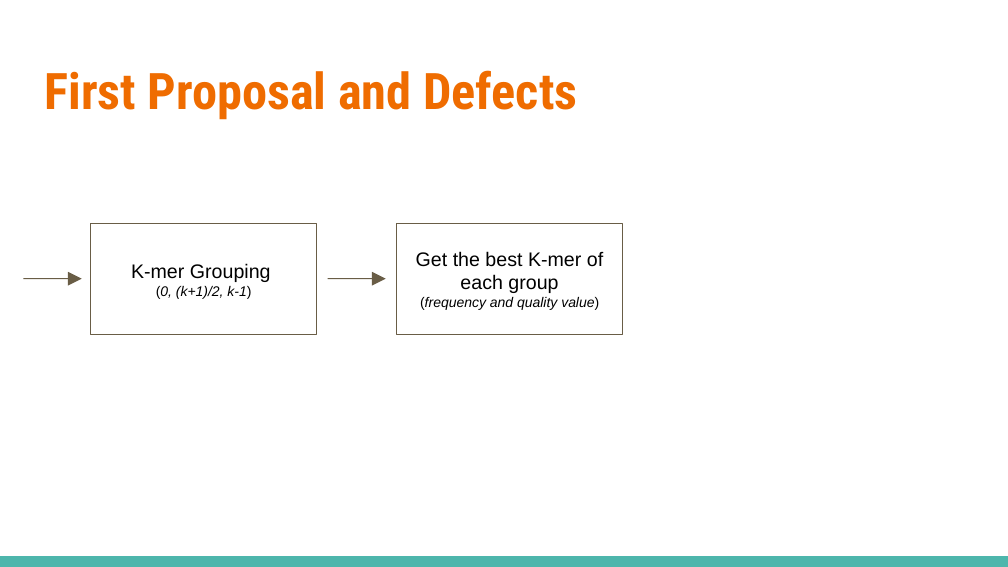
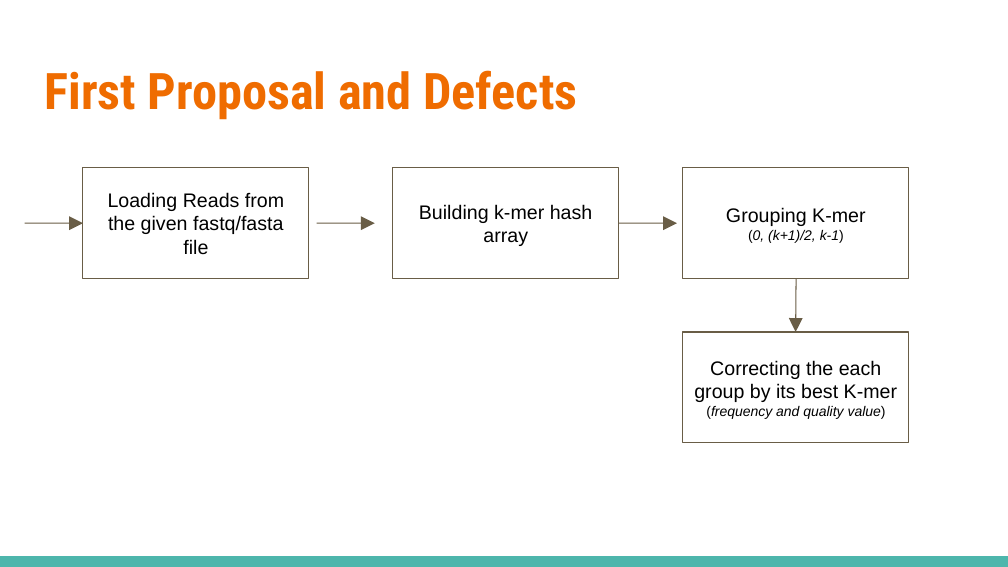
Before and after one commit to salmagomaa/masters-seminar, a slide deck: slide 45 of Presentation/DNA_Seq_Error_Corr_Alg.odp (slide 43 before the commit). Drawn at 1008x567 pixels with LibreOffice and Linux fonts; fonts in the diff are those of the drawing. Boxes give left, top, right and bottom in pixels: in the first picture for what was removed or moved away, otherwise in the second. Text is boxed around its words. In the diff, an @@ line names an element or a change of style, - is before the commit and + after.

```diff
--- a/Presentation/DNA_Seq_Error_Corr_Alg.odp
+++ b/Presentation/DNA_Seq_Error_Corr_Alg.odp
@@ rectangle added at bbox=[83, 167, 308, 278], outline #695D46 0.74 pt, 14 pt, text #000000 @@
+Loading Reads from the given fastq/fasta file
@@ rectangle added at bbox=[393, 167, 619, 278], outline #695D46 0.74 pt, 14 pt, text #000000 @@
+Building k-mer hash array
@@ rectangle "Grouping K-mer": place and size @@
-rectangle "Grouping K-mer" at bbox=[91, 223, 317, 334]
+rectangle "Grouping K-mer" at bbox=[682, 167, 908, 278]
@@ text in rectangle at bbox=[726, 207, 865, 226]: text changed @@
-K-mer Grouping
+Grouping K-mer
@@ arrow moved from (23, 278) - (82, 278) to (25, 223) - (83, 223) @@
@@ arrow moved from (328, 278) - (386, 278) to (317, 223) - (375, 223) @@
@@ arrow added from (619, 223) to (677, 223), #695D46 0.74 pt @@
@@ arrow added from (796, 278) to (795, 332), #695D46 0.74 pt @@
@@ rectangle "Correcting the each group by ...": place and size @@
-rectangle "Correcting the each group by ..." at bbox=[396, 223, 622, 334]
+rectangle "Correcting the each group by ..." at bbox=[682, 332, 908, 443]
@@ text in rectangle at bbox=[694, 360, 897, 402]: text changed @@
-Get the best K-mer of each group
+Correcting the each group by its best K-mer
```
Also in this commit, not shown: 6 other slides changed, 2 slides added, 12 other files.
